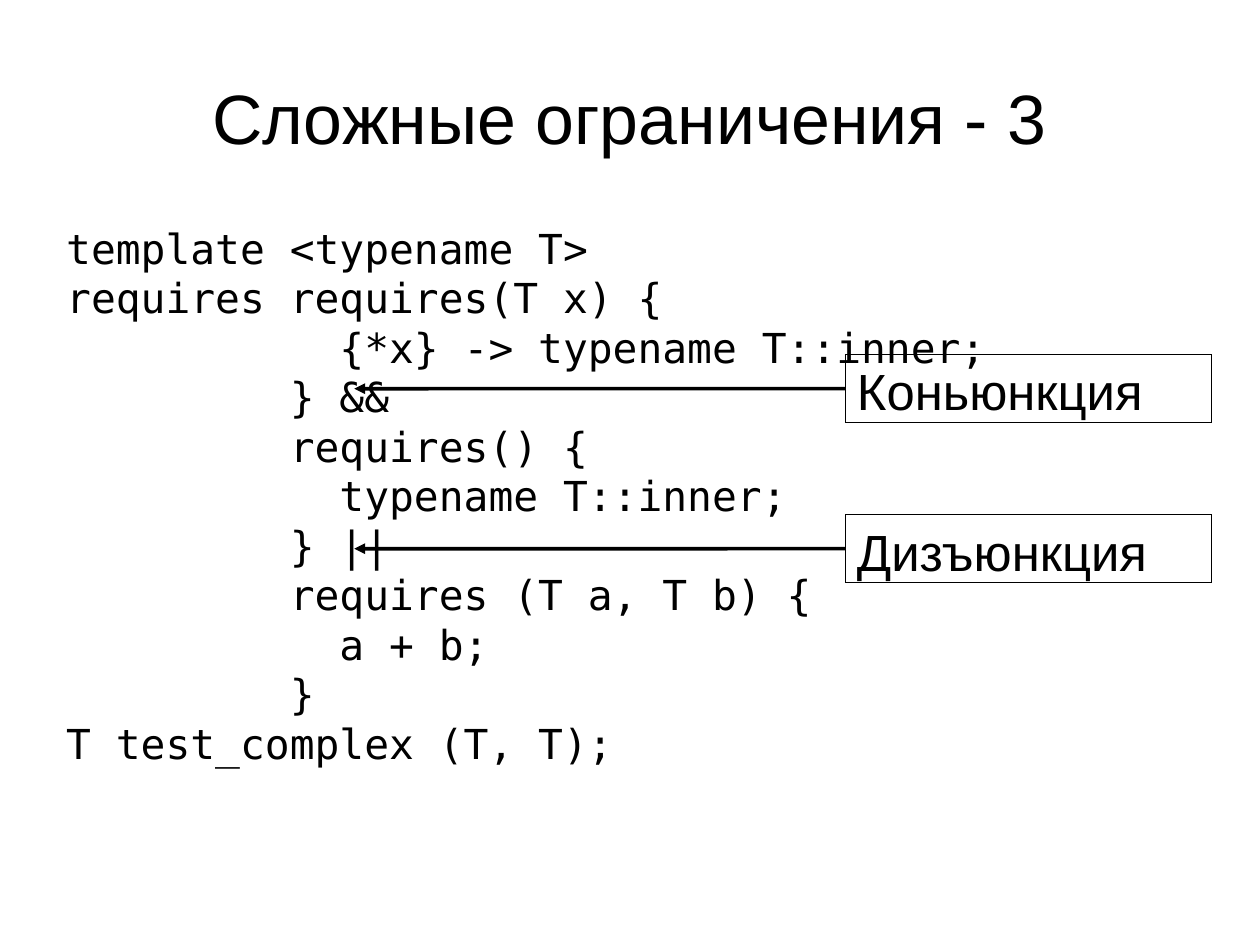
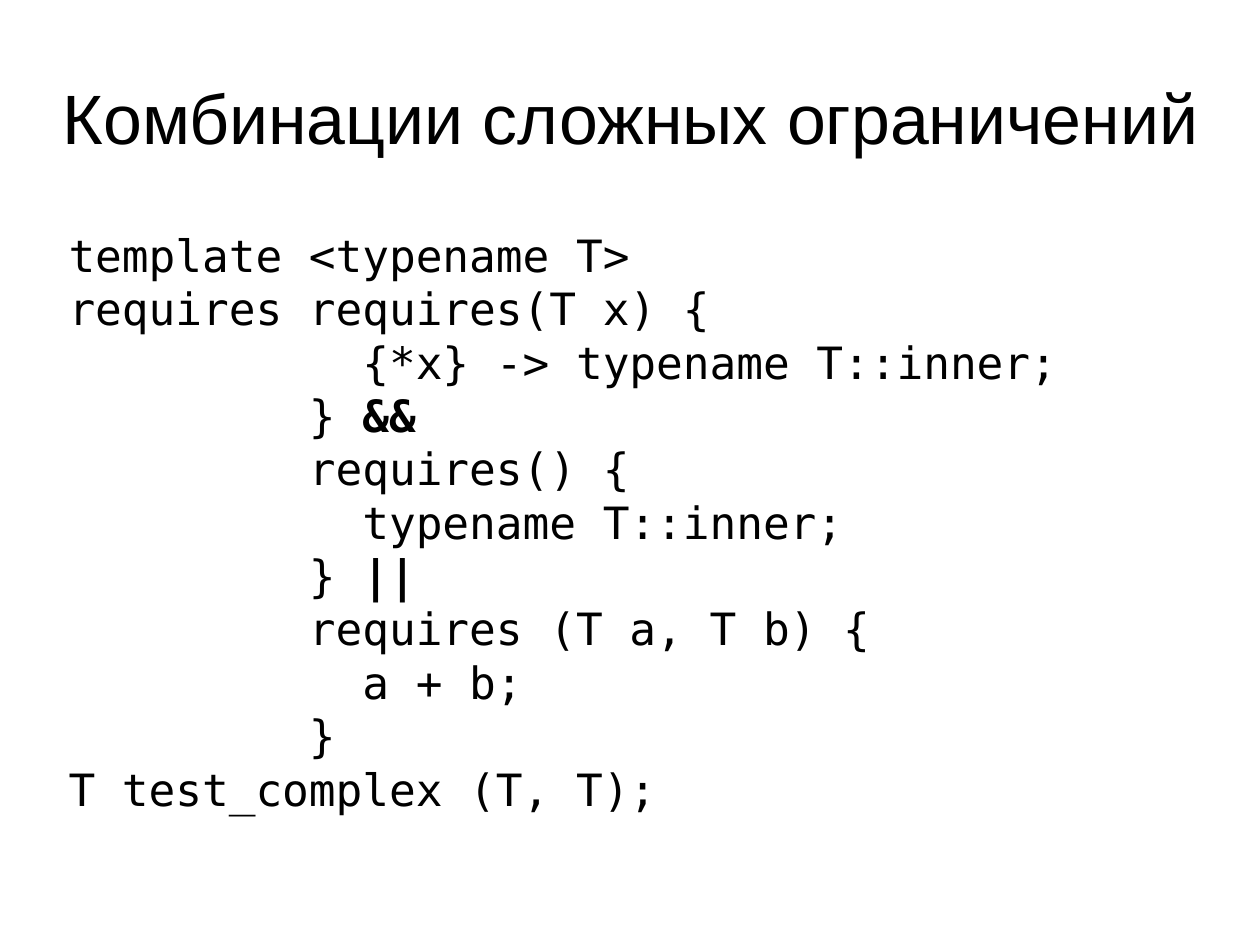
Before and after one commit to MIPT-ILab/cpp-lects-rus, a slide deck: slide 31 of cpp_code/concepts-talk/concepts.odp (slide 29 before the commit). Drawn at 1260x945 pixels with LibreOffice and Linux fonts; fonts in the diff are those of the drawing. Boxes give left, top, right and bottom in pixels: in the first picture for what was removed or moved away, otherwise in the second. Text is boxed around its words. In the diff, an @@ line names an element or a change of style, - is before the commit and + after.

```diff
--- a/cpp_code/concepts-talk/concepts.odp
+++ b/cpp_code/concepts-talk/concepts.odp
@@ title at (63, 92, 1198, 157): text changed @@
-Сложные ограничения - 3
+Комбинации сложных ограничений
@@ subtitle "template <typename T>" at (69, 238, 1056, 816): size 26 to 28 pt; bold on in "&&", "||" @@
@@ rectangle removed at (846, 354, 1212, 423) @@
-Коньюнкция
@@ arrow removed from (846, 389) to (354, 389) @@
@@ rectangle removed at (846, 515, 1212, 583) @@
-Дизъюнкция
@@ arrow removed from (846, 549) to (354, 549) @@
```
Also in this commit, not shown: 29 other slides changed, 16 slides added, 2 slides removed, 2 other files.
